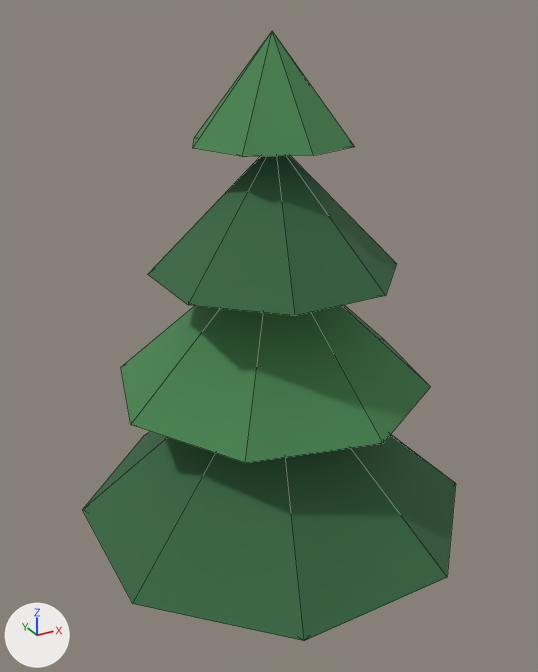
Two versions of the glTF model public/models/pine-tree.glb, one commit apart.
Camera for both pictures: a 50 mm camera at (-1.95, -3.5, 3.83) aimed at (-0.01, 0.04, 2.05). The lights are fixed; the arrows at lower left show +X, +Y and +Z. The first picture is the older version. Mesh edges are drawn as thin lines. Vertices at exactly the same position are counted once.

In view in the first picture: 'Pine_Foliage_1', 'Pine_Foliage_2', 'Pine_Foliage_3', 'Pine_Foliage_4'.
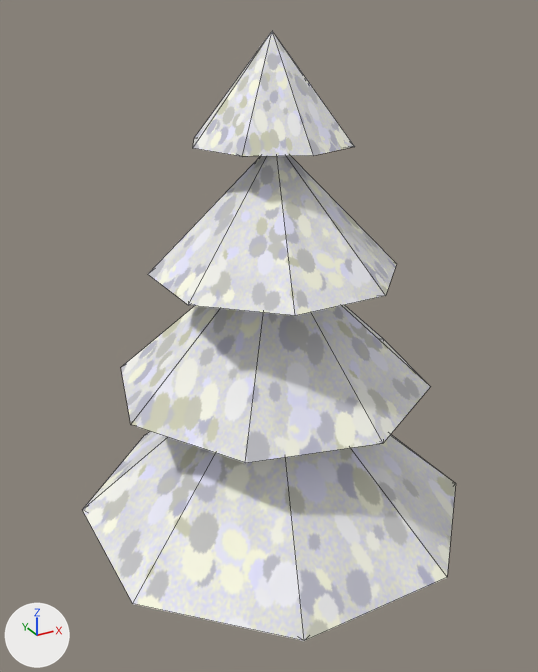
Edits to the bpy script that builds the scene:
```text
Add img_foliage_albedo:
    img_foliage_albedo = load_image('foliage_albedo', '_unpacked/foliage_albedo', 512, 512, 'sRGB')
Add img_foliage_rough:
    img_foliage_rough = load_image('foliage_rough', '_unpacked/foliage_rough', 256, 256, 'Non-Color')
Change mat_m_foliagedark:
    remove # nodes: BsdfPrincipled, Mix, OutputMaterial, VertexColor
    remove # colours: green #77a383, mixed with the vertex colours
    nodes: BsdfPrincipled, Math, OutputMaterial, SeparateColor, TexImage x2
    uses the picture img_foliage_albedo
    uses the picture img_foliage_rough
Change mat_m_foliagelight:
    remove # nodes: BsdfPrincipled, Mix, OutputMaterial, VertexColor
    remove # colours: green #88b890, mixed with the vertex colours
    nodes: BsdfPrincipled, Math, OutputMaterial, SeparateColor, TexImage x2
    uses the picture img_foliage_albedo
    uses the picture img_foliage_rough
Change me_pine_foliage_1:
    where me_pine_foliage_1.from_pydata(...)  # 9 vertices, 14 faces; spans x -1.13..1.09, y -1.16..1.06, z 0.98..2.03
    used by ob_pine_foliage_1; location = (0.0, 0.0, 0.0)
    me_pine_foliage_1 part 1: texture (UV) coordinates changed
    me_pine_foliage_1 part 2: vertex colours changed
Change me_pine_foliage_2:
    where me_pine_foliage_2.from_pydata(...)  # 9 vertices, 14 faces; spans x -0.92..0.96, y -0.89..0.99, z 1.78..2.62
    used by ob_pine_foliage_2; location = (0.0, 0.0, 0.0)
    me_pine_foliage_2 part 3: vertex colours changed
Change me_pine_foliage_3:
    where me_pine_foliage_3.from_pydata(...)  # 9 vertices, 14 faces; spans x -0.67..0.634, y -0.702..0.602, z 2.5..3.2
    used by ob_pine_foliage_3; location = (0.0, 0.0, 0.0)
    me_pine_foliage_3 part 4: texture (UV) coordinates changed
    me_pine_foliage_3 part 5: vertex colours changed
Change me_pine_foliage_4:
    where me_pine_foliage_4.from_pydata(...)  # 9 vertices, 14 faces; spans x -0.432..0.468, y -0.4..0.5, z 3.175..3.725
    used by ob_pine_foliage_4; location = (0.0, 0.0, 0.0)
    me_pine_foliage_4 part 6: vertex colours changed
```

Boxes (x1, y1, x2, y2) around the edits, measured in the pictures (538 x 672 px):
'Pine_Foliage_1', surface changed, recoloured (green to white)
    both: (83, 431, 456, 641)
'Pine_Foliage_2', surface changed, recoloured (green to white)
    both: (121, 305, 430, 463)
'Pine_Foliage_3', surface changed, recoloured (green to white)
    both: (148, 156, 397, 316)
'Pine_Foliage_4', surface changed, recoloured (green to white)
    both: (193, 31, 354, 156)
